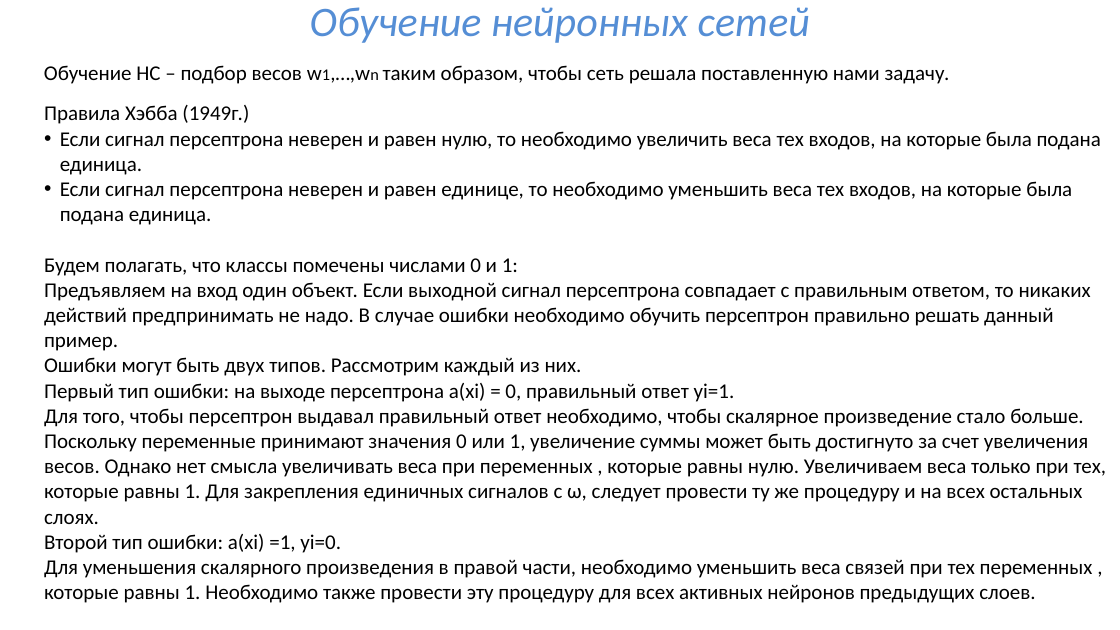
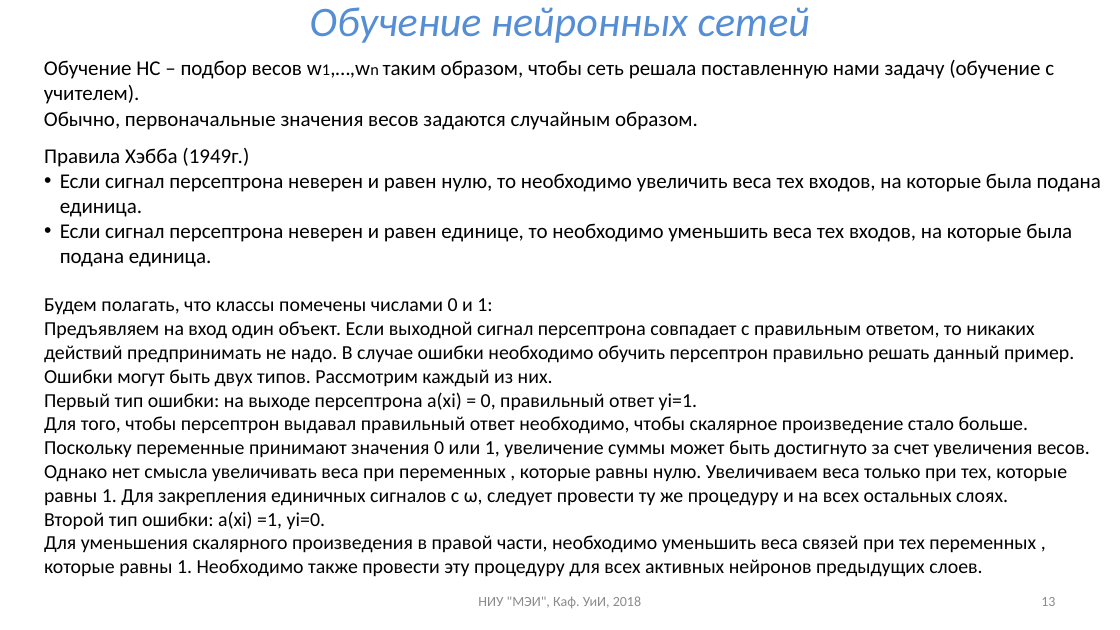
Before and after one commit to uii-mpei/uii-mpei.github.io, a slide deck: slide 13 of study/courses/iis/IIS_lec_8.pptx. Drawn at 1120x630 pixels with LibreOffice and Linux fonts; fonts in the diff are those of the drawing. Boxes give left, top, right and bottom in pixels: in the first picture for what was removed or moved away, otherwise in the second. Text is boxed around its words. In the diff, an @@ line names an element or a change of style, - is before the commit and + after.

```diff
--- a/study/courses/iis/IIS_lec_8.pptx
+++ b/study/courses/iis/IIS_lec_8.pptx
@@ text at (44, 60, 1054, 130): text changed @@
-Обучение НС – подбор весов w1,…,wn таким образом, чтобы сеть решала поставленную нами задачу.
+Обучение НС – подбор весов w1,…,wn таким образом, чтобы сеть решала поставленную нами задачу (обучение с учителем).
+Обычно, первоначальные значения весов задаются случайным образом.
@@ text "Правила Хэбба (1949г.)": place and size @@
-text "Правила Хэбба (1949г.)" at (44, 105, 1107, 603)
+text "Правила Хэбба (1949г.)" at (44, 148, 1101, 577)
@@ text at (44, 298, 1090, 577): size 18 to 17 pt in "Будем полагать, что классы помечены числами 0 ...", "Предъявляем на вход один объект. Если выходной ...", "Ошибки могут быть двух типов. Рассмотрим каждый ...", "Первый тип ошибки: на выходе персептрона a(xi) ..." and 3 more places @@
@@ text at (478, 596, 641, 608): text changed @@
-НИУ "МЭИ", Каф. УиИ, 2017
+НИУ "МЭИ", Каф. УиИ, 2018
@@ page number added at (1041, 597, 1055, 606), 12 pt, text #8C8C8C @@
+13
```
Also in this commit, not shown: 15 other slides changed, 2 other files.
